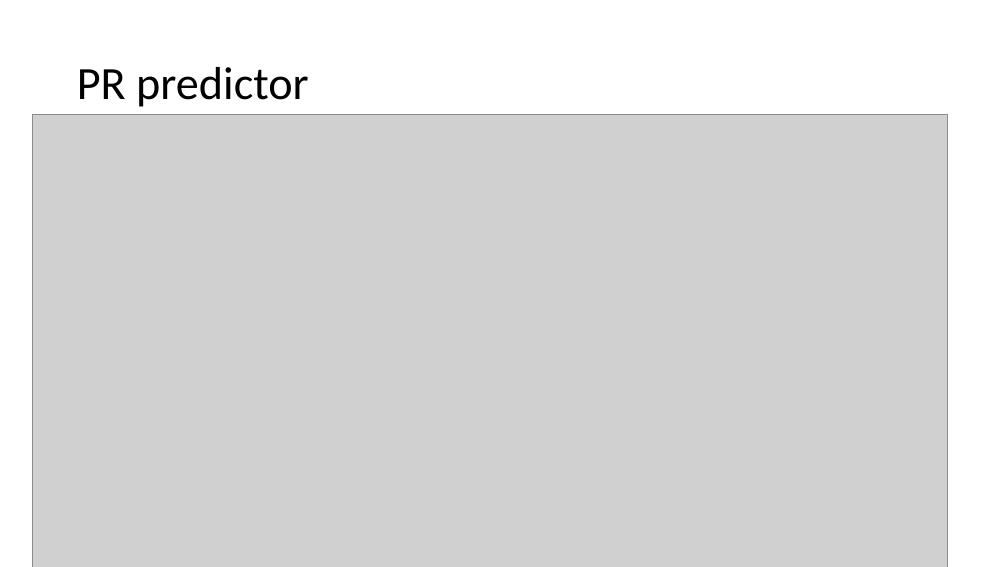
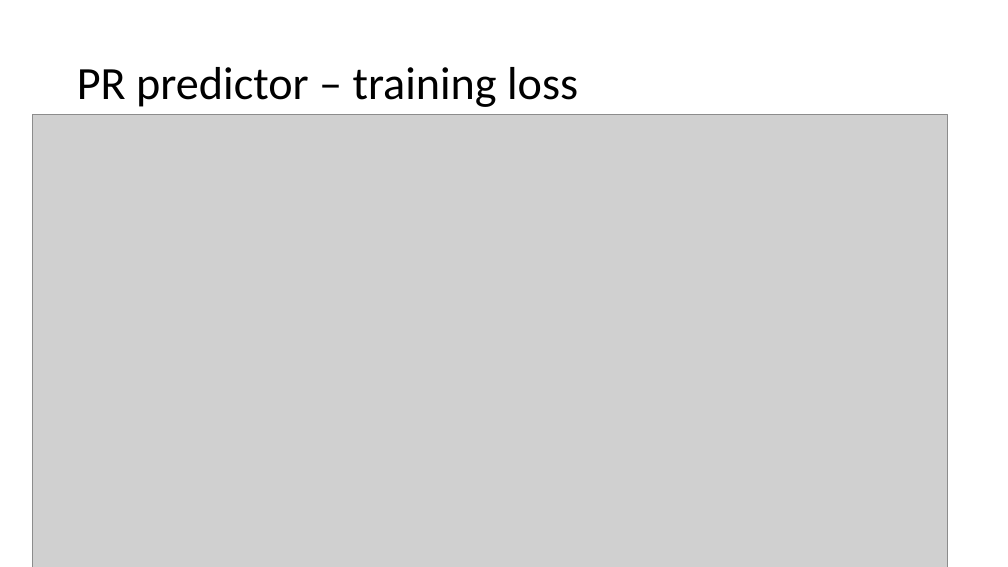
Before and after one commit to lancedw/3D-state-prediction-for-surface-vessels-using-IMU-data-and-images, a slide deck: slide 12 of Documentation/Presentations/Meeting 25-03-22.pptx (slide 9 before the commit). Drawn at 1008x567 pixels with LibreOffice and Linux fonts; fonts in the diff are those of the drawing; grey boxes stand for pictures. Boxes give left, top, right and bottom in pixels: in the first picture for what was removed or moved away, otherwise in the second. Text is boxed around its words. In the diff, an @@ line names an element or a change of style, - is before the commit and + after.

```diff
--- a/Documentation/Presentations/Meeting 25-03-22.pptx
+++ b/Documentation/Presentations/Meeting 25-03-22.pptx
@@ title at (77, 67, 578, 107): text changed @@
-PR predictor
+PR predictor – training loss
```
Also in this commit, not shown: 1 other slide changed, 14 slides added, 9 other files.
